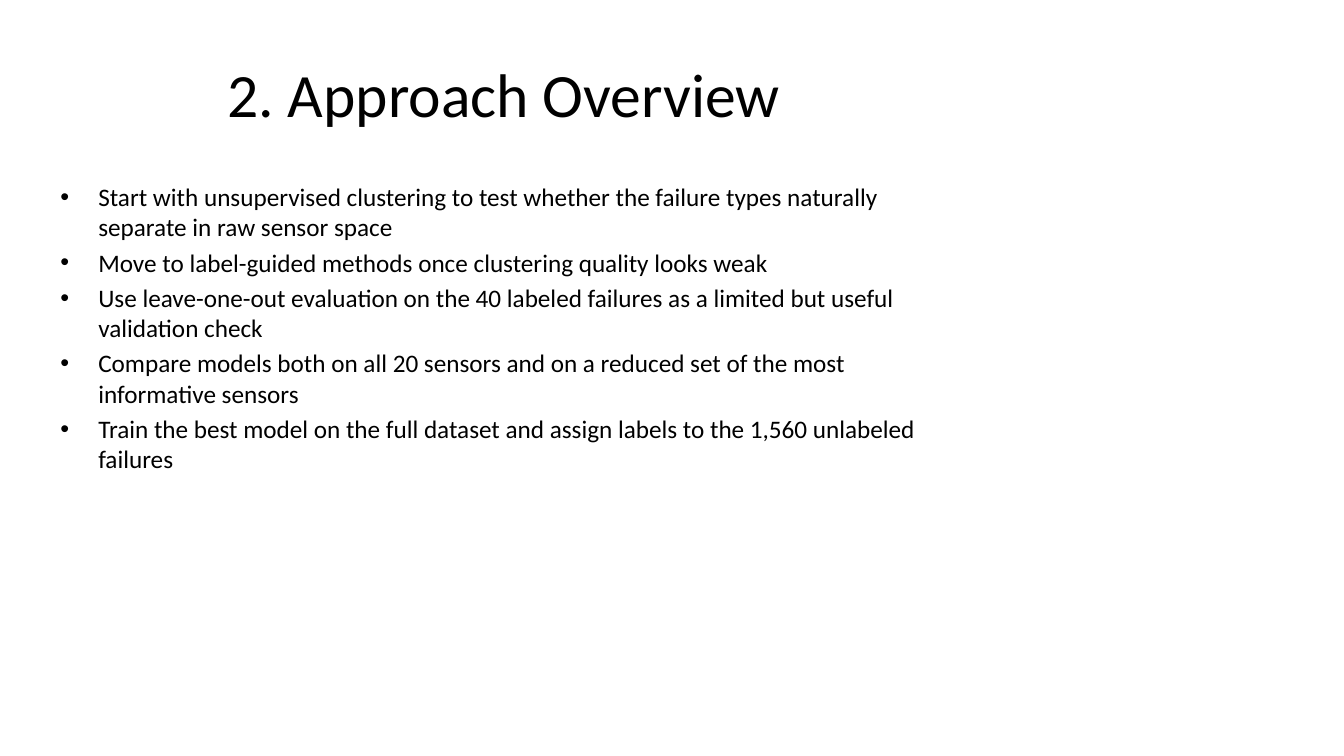
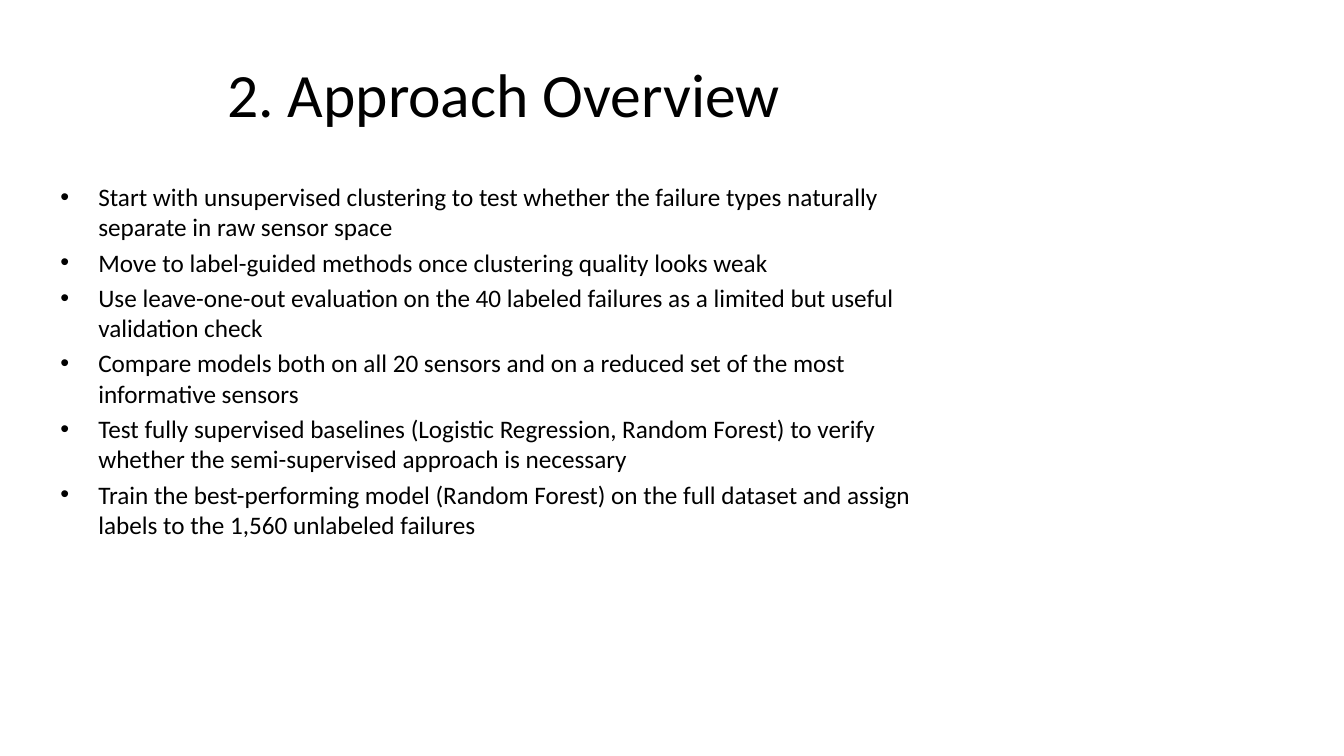
Before and after one commit to hadareal/sensor-failure-clustering, a slide deck: slide 3 of presentation/ML6_machine_failure_presentation_final.pptx. Drawn at 1344x756 pixels with LibreOffice and Linux fonts; fonts in the diff are those of the drawing. Boxes give left, top, right and bottom in pixels: in the first picture for what was removed or moved away, otherwise in the second. Text is boxed around its words. In the diff, an @@ line names an element or a change of style, - is before the commit and + after.

Commit message:
Add supervised baselines and select Random Forest

```diff
--- a/presentation/ML6_machine_failure_presentation_final.pptx
+++ b/presentation/ML6_machine_failure_presentation_final.pptx
@@ text at box(98, 420, 910, 537): text changed @@
-• Train the best model on the full dataset and assign labels to the 1,560 unlabeled failures
+• Test fully supervised baselines (Logistic Regression, Random Forest) to verify whether the semi-supervised approach is necessary
+• Train the best-performing model (Random Forest) on the full dataset and assign labels to the 1,560 unlabeled failures
```
Also in this commit, not shown: 10 other slides changed, 1 slide added, 4 other files.
